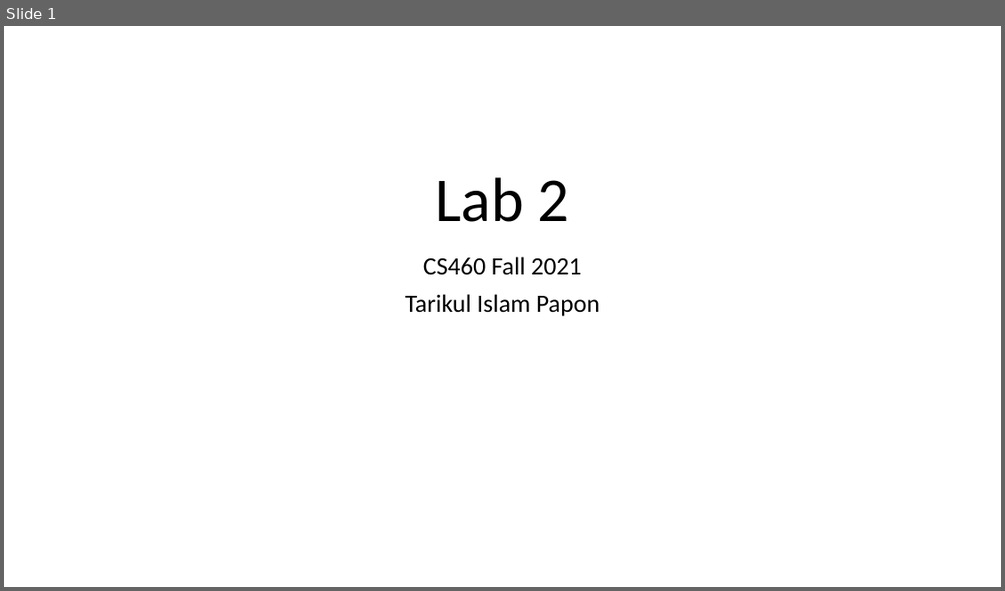
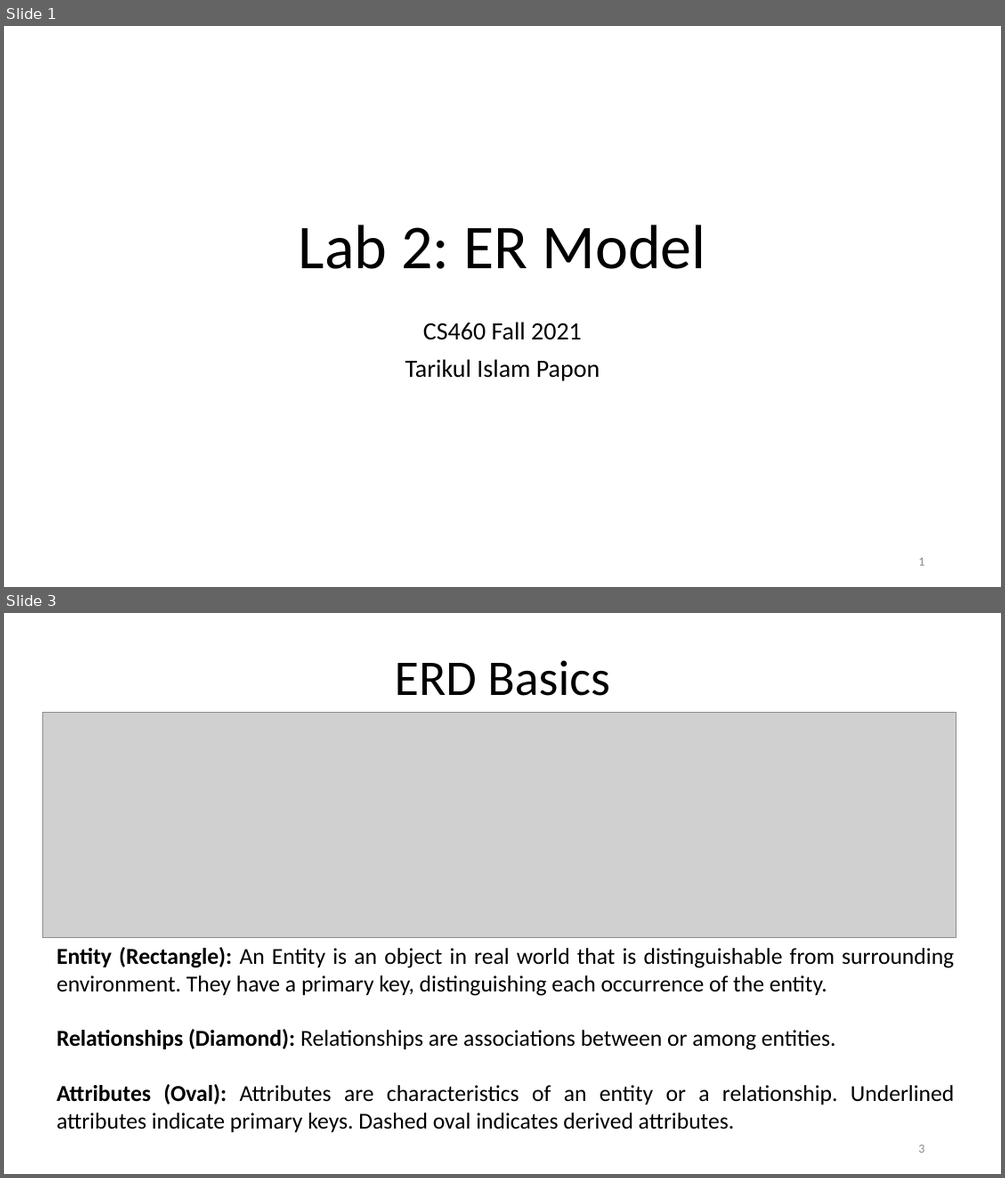
Before and after one commit to BU-DiSC/CS460-Fall2021, a slide deck: labs/lab2.pptx. Shown one above the other, each under a label of ours: slide 1 before the commit, slides 1 and 3 after it; the slides between them are not shown. The pictures are 1005x591 and 1005x1178 pixels, drawn with LibreOffice and Linux fonts; fonts in the diff are those of the drawing; grey boxes stand for pictures. Boxes give left, top, right and bottom in pixels: in the first picture for what was removed or moved away, otherwise in the second. Text is boxed around its words. In the diff, an @@ line names an element or a change of style, - is before the commit and + after.

```diff
--- a/labs/lab2.pptx
+++ b/labs/lab2.pptx
@@ slide 3 added at (x1=4, y1=613, x2=1001, y2=1174), background #FFFFFF @@
@@ text added at (x1=395, y1=660, x2=609, y2=696), 48 pt, text #000000 @@
+ERD Basics
@@ picture added at (x1=43, y1=712, x2=956, y2=938) @@
@@ text added at (x1=57, y1=947, x2=954, y2=1132), 22 pt, text #000000 @@
+Entity (Rectangle): An Entity is an object in real world that is distinguishable from surrounding environment. They have a primary key, distinguishing each occurrence of the entity.
+Relationships (Diamond): Relationships are associations between or among entities.
+Attributes (Oval): Attributes are characteristics of an entity or a relationship. Underlined attributes indicate primary keys. Dashed oval indicates derived attributes.
@@ page number added at (x1=918, y1=1144, x2=924, y2=1152), 12 pt, text #8C8C8C @@
+3
@@ slide 1 changed as well @@
@@ title at (x1=299, y1=224, x2=705, y2=269): text changed @@
-Lab 2
+Lab 2: ER Model
@@ subtitle "CS460 Fall 2021" moved from (x1=405, y1=257, x2=599, y2=316) to (x1=405, y1=321, x2=599, y2=381) @@
@@ page number added at (x1=918, y1=557, x2=924, y2=565), 12 pt, text #8C8C8C @@
+1
```
Also in this commit, not shown: 6 other slides added, 2 other files.
